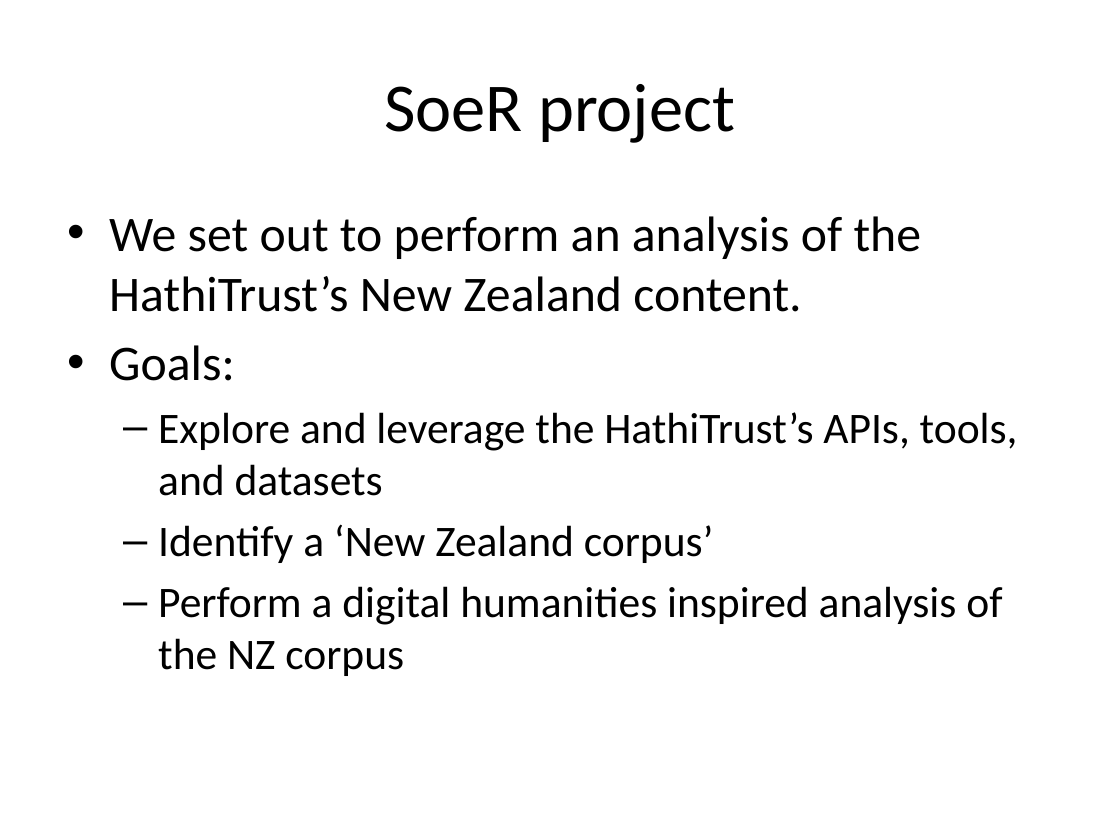
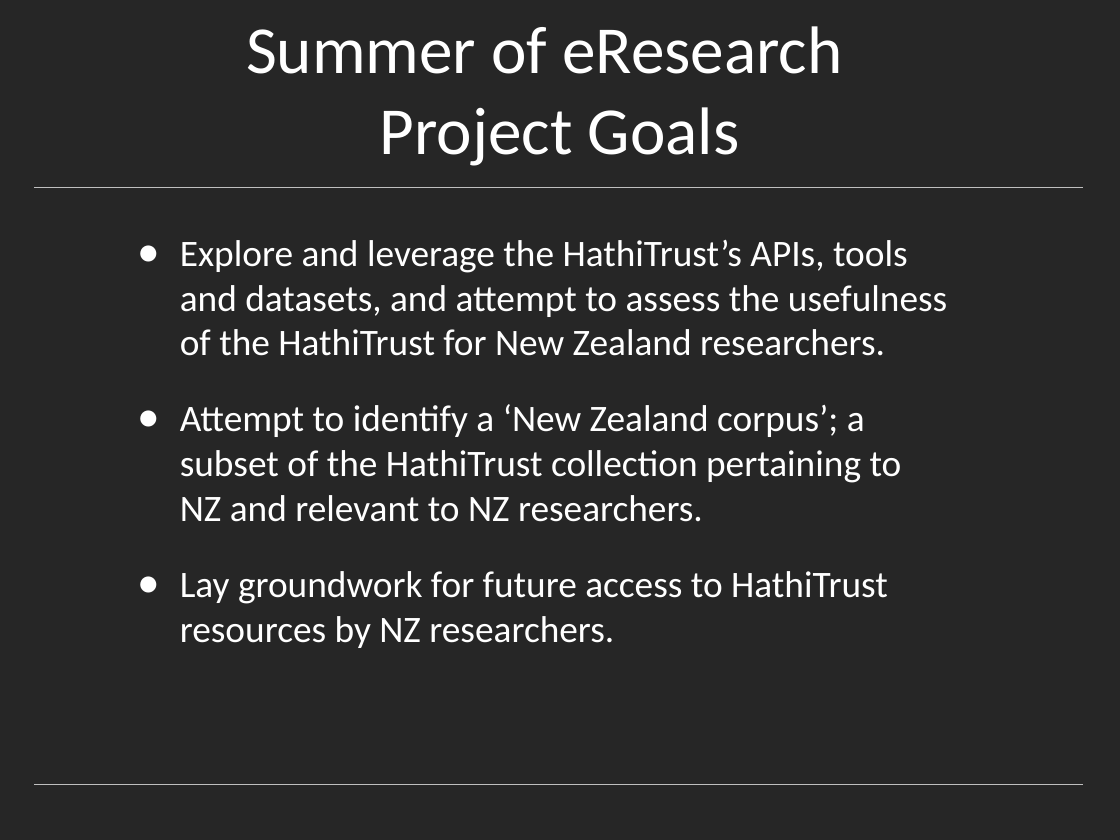
Before and after one commit to rlmv/hathitrust-soer, a slide deck: slide 9 of notes/HathiTrust.pptx (slide 11 before the commit). Drawn at 1120x840 pixels with LibreOffice and Linux fonts; fonts in the diff are those of the drawing. Boxes give left, top, right and bottom in pixels: in the first picture for what was removed or moved away, otherwise in the second. Text is boxed around its words. In the diff, an @@ line names an element or a change of style, - is before the commit and + after.

```diff
--- a/notes/HathiTrust.pptx
+++ b/notes/HathiTrust.pptx
@@ background #FFFFFF to #262626 @@
@@ title "Summer of eResearch Project Goals" at <box>246,26,842,166</box>: vertical alignment middle to bottom @@
@@ title at <box>246,26,842,166</box>: text changed; size 44 to 43.2 pt; text colour #000000 to #FFFFFF @@
-SoeR project
+Summer of eResearch
+Project Goals
@@ freeform shape added at <box>35,187,1083,187</box>, outline #BFBFBF 0.25 pt @@
@@ text at <box>180,240,947,648</box>: text changed; size 28 to 24 pt; text colour #000000 to #FFFFFF @@
-• We set out to perform an analysis of the HathiTrust’s New Zealand content.
-• Goals:
-  – Explore and leverage the HathiTrust’s APIs, tools, and datasets
-  – Identify a ‘New Zealand corpus’
-  – Perform a digital humanities inspired analysis of the NZ corpus
+● Explore and leverage the HathiTrust’s APIs, tools and datasets, and attempt to assess the usefulness of the HathiTrust for New Zealand researchers.
+● Attempt to identify a ‘New Zealand corpus’; a subset of the HathiTrust collection pertaining to NZ and relevant to NZ researchers.
+● Lay groundwork for future access to HathiTrust resources by NZ researchers.
@@ freeform shape added at <box>35,784,1083,784</box>, outline #BFBFBF 0.25 pt @@
```
Also in this commit, not shown: 7 other slides changed, 17 slides added, 20 slides removed.
